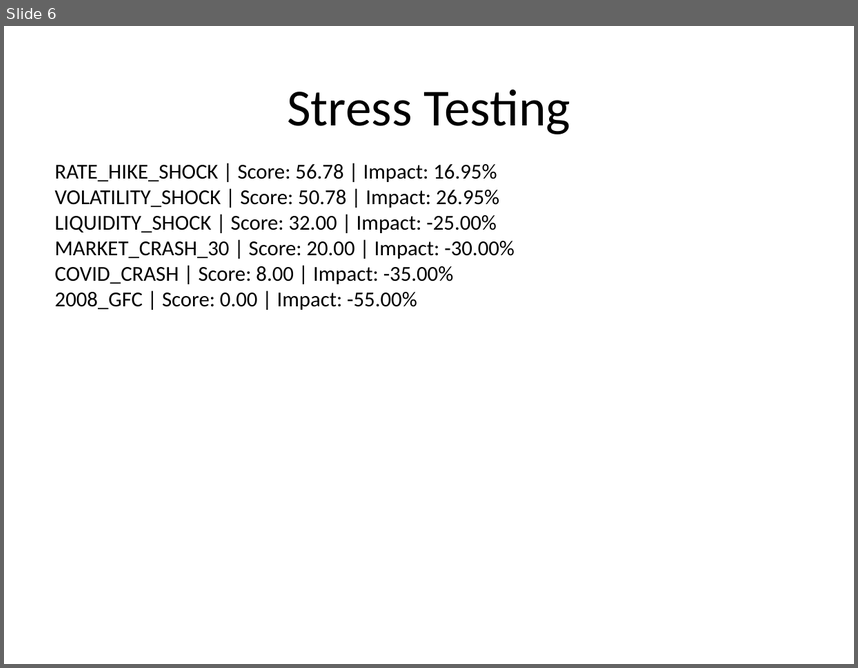
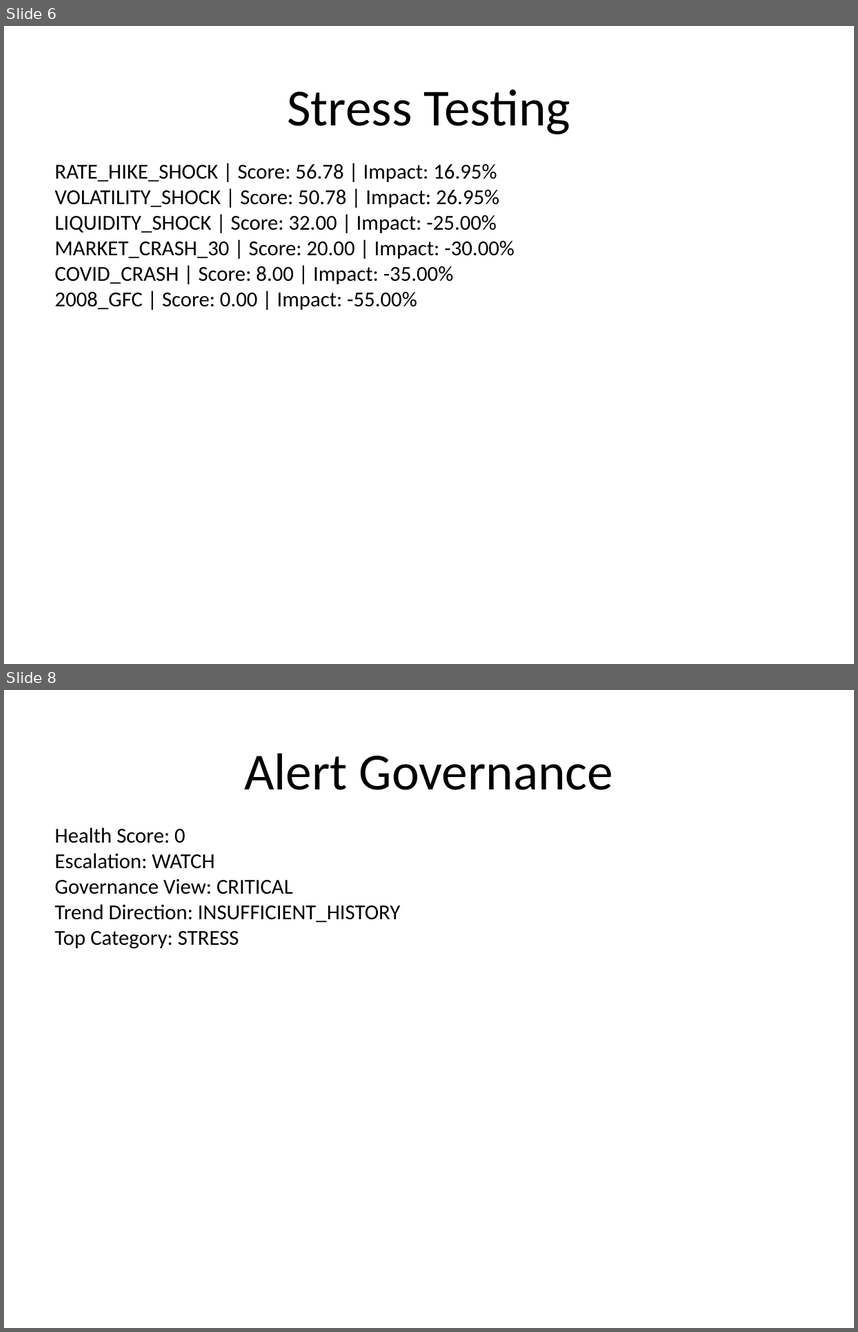
Before and after one commit to sakshinekkala28/Institutional_Quant_Platform, a slide deck: data/reports/investment_committee_presentation.pptx. Shown one above the other, each under a label of ours: slide 6 before the commit, slides 6 and 8 after it; the slides between them are not shown. The pictures are 858x668 and 858x1332 pixels, drawn with LibreOffice and Linux fonts; fonts in the diff are those of the drawing. Boxes give left, top, right and bottom in pixels: in the first picture for what was removed or moved away, otherwise in the second. Text is boxed around its words. In the diff, an @@ line names an element or a change of style, - is before the commit and + after.

```diff
--- a/data/reports/investment_committee_presentation.pptx
+++ b/data/reports/investment_committee_presentation.pptx
@@ slide 8 added at [4,690,854,1328], background #FFFFFF @@
@@ title added at [244,753,613,790], 44 pt, text #000000 @@
+Alert Governance
@@ text added at [55,827,400,949], 18 pt, text #000000 @@
+Health Score: 0
+Escalation: WATCH
+Governance View: CRITICAL
+Trend Direction: INSUFFICIENT_HISTORY
+Top Category: STRESS
```
Also in this commit, not shown: 2 slides changed, 1 other slide added, 1 slide removed, 4 other files.
